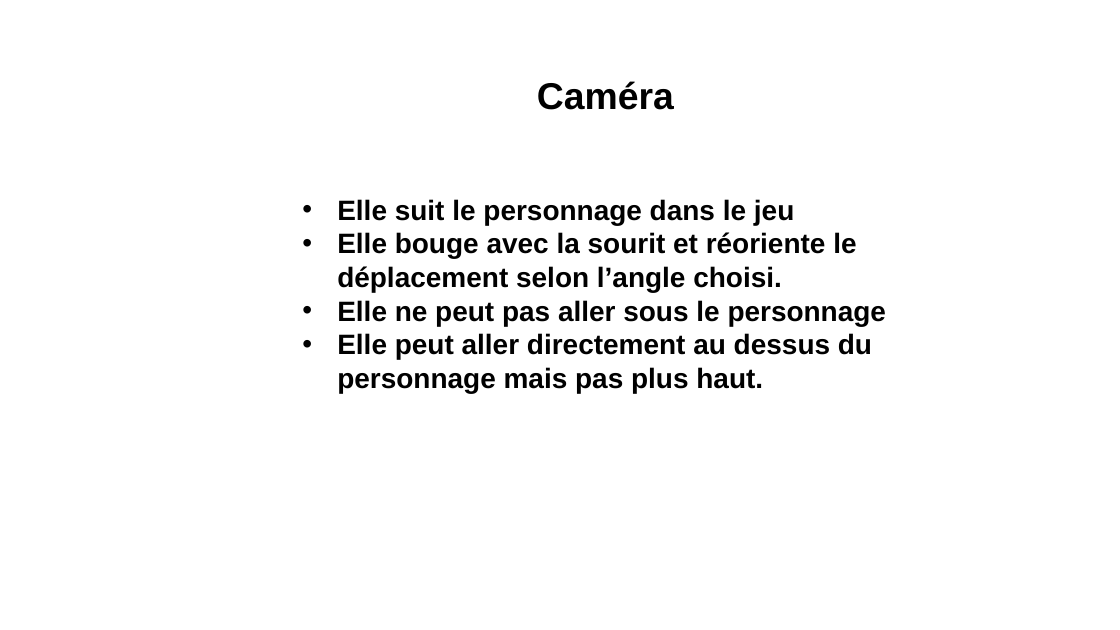
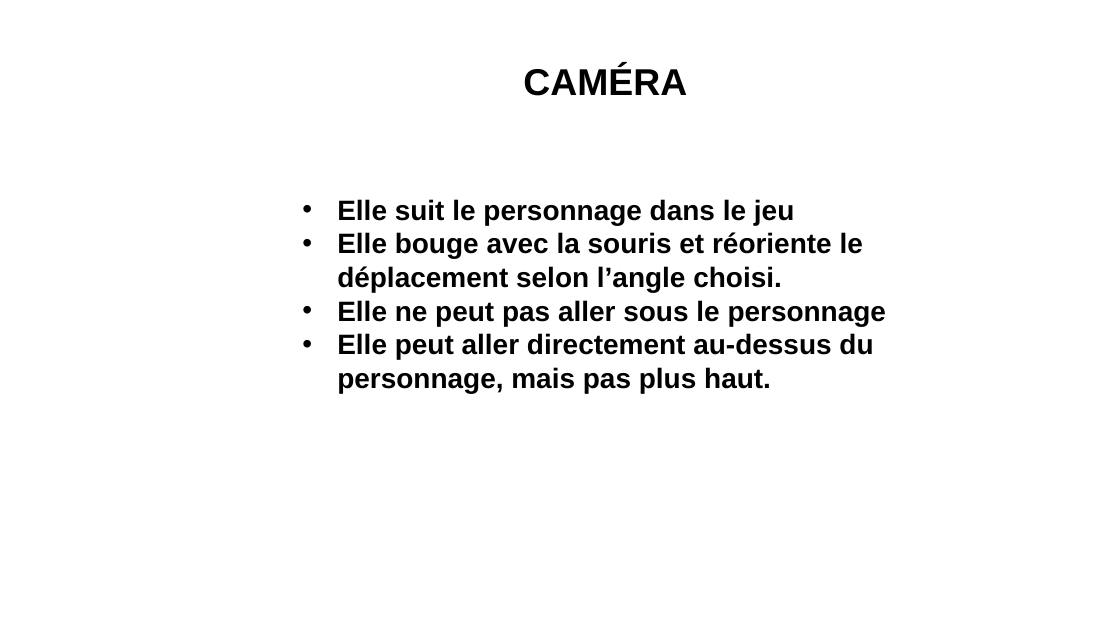
Before and after one commit to LordPet/inf5071_FollowThePills, a slide deck: slide 14 of presentation1.pptx. Drawn at 1120x630 pixels with LibreOffice and Linux fonts; fonts in the diff are those of the drawing. Boxes give left, top, right and bottom in pixels: in the first picture for what was removed or moved away, otherwise in the second. Text is boxed around its words. In the diff, an @@ line names an element or a change of style, - is before the commit and + after.

```diff
--- a/presentation1.pptx
+++ b/presentation1.pptx
@@ text at bbox=[523, 66, 687, 96]: text changed @@
-Caméra
+CAMÉRA
@@ text at bbox=[337, 232, 863, 292]: text changed @@
-• Elle bouge avec la sourit et réoriente le déplacement selon l’angle choisi.
+• Elle bouge avec la souris et réoriente le déplacement selon l’angle choisi.
@@ text at bbox=[337, 333, 873, 393]: text changed @@
-• Elle peut aller directement au dessus du personnage mais pas plus haut.
+• Elle peut aller directement au-dessus du personnage, mais pas plus haut.
```
Also in this commit, not shown: 10 other slides changed, 3 other files.
